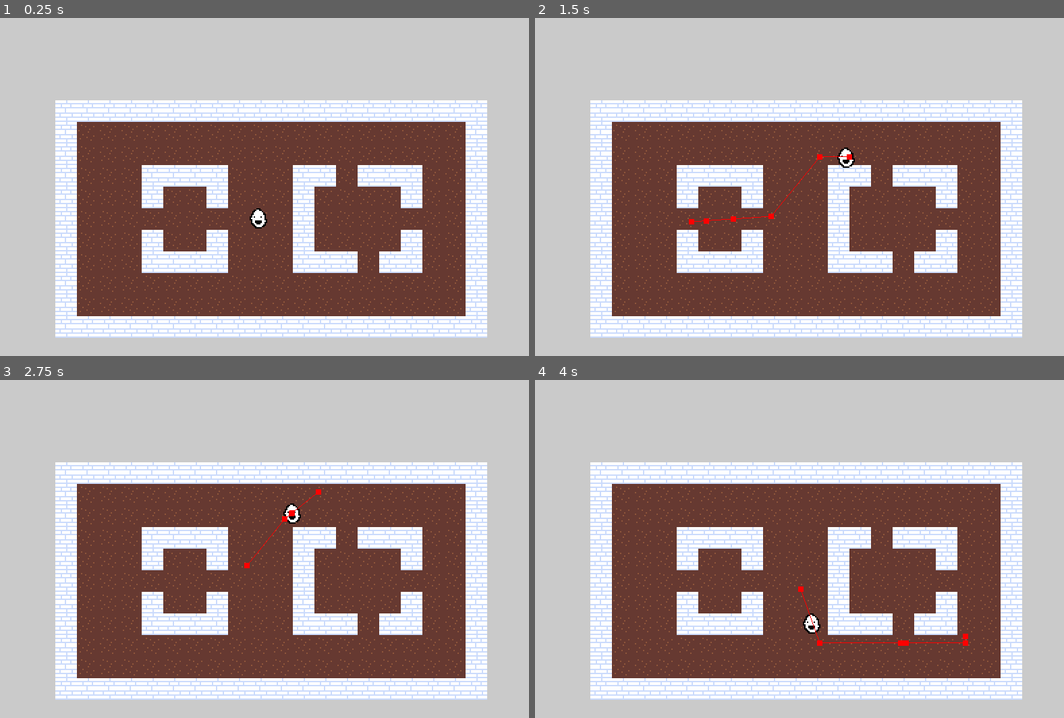
Above: before the commit, frames 1-4 (two rows, left to right).
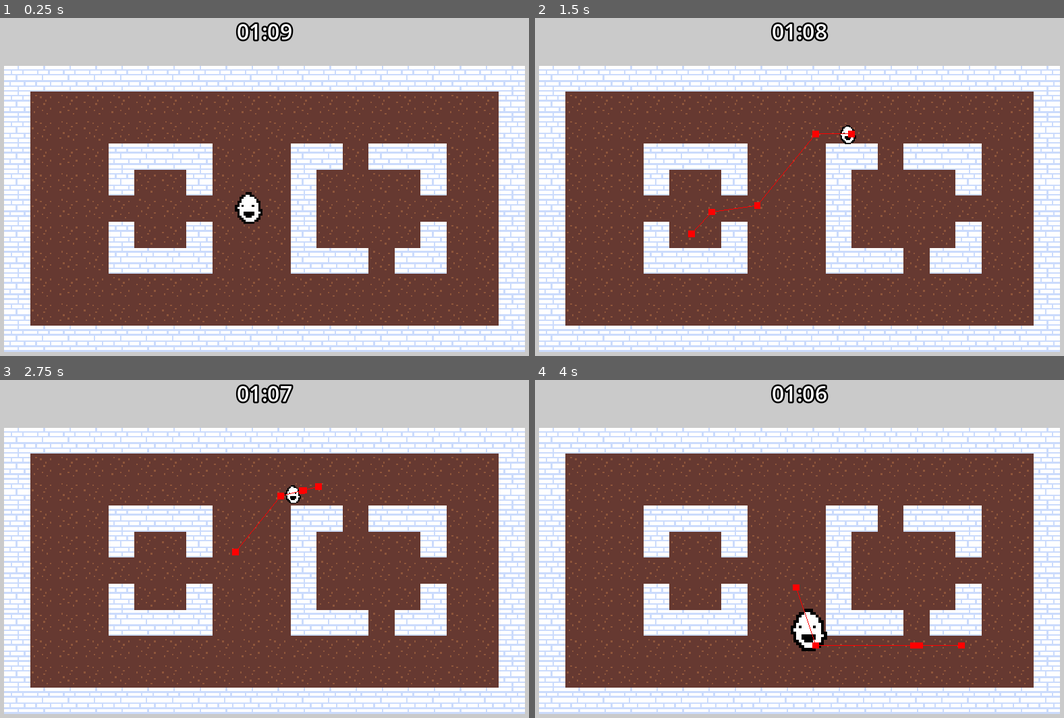
Above: after the commit, the same moments.

Repository: ratkingsminion/mmvr-godot-course
Game: Godot game, scene res://game.tscn
The game is run twice, just before and just after one commit, with the same random seed, the same clock (stepped at 60 frames per second) and the same inputs.
Inputs (mouse positions are in pixels of both pictures, inside the frame that each line leads up to):
- Up to frame 1 (0.25 s): no input
- Up to frame 2 (1.5 s): tap Enter at 0.5 s; move the mouse to (915, 193) at 0.52 s; click (915, 193) at 0.67 s; move the mouse to (693, 234) at 1.27 s; click (693, 234) at 1.42 s
- Up to frame 3 (2.75 s): move the mouse to (317, 488) at 2.02 s; click (317, 488) at 2.17 s
- Up to frame 4 (4 s): move the mouse to (773, 657) at 2.77 s; click (773, 657) at 2.92 s; move the mouse to (963, 636) at 3.52 s; click (963, 636) at 3.67 s

The runs differ from the first frame. In frame 1, 54% of the frame differs, in the area x 0-100%, y 1-99%; in frame 2, 54%; in frame 3, 54%; in frame 4, 54%.

Commit message:
add timer (and sprite scale)

Diff:
--- a/ss25-zombie-shooter/game.tscn
+++ b/ss25-zombie-shooter/game.tscn
@@ -1,8 +1,9 @@
-[gd_scene load_steps=5 format=4 uid="uid://drqeqqqsfufmd"]
+[gd_scene load_steps=9 format=4 uid="uid://drqeqqqsfufmd"]
 
 [ext_resource type="TileSet" uid="uid://c211j13hiwf8h" path="res://tiles.tres" id="1_80nbo"]
 [ext_resource type="Script" uid="uid://c4ofv6faxx545" path="res://scripts/game.gd" id="1_feb5d"]
 [ext_resource type="PackedScene" uid="uid://ct6niinrrlc1r" path="res://scenes/player.tscn" id="2_e2o6t"]
+[ext_resource type="Script" uid="uid://whkx1vmdih30" path="res://scripts/ui.gd" id="4_fc0e3"]
 
 [sub_resource type="NavigationPolygon" id="NavigationPolygon_e2o6t"]
 vertices = PackedVector2Array(330, 186, 54, 186, 166, 166, 202, 166, 90, 166, 310, 118, 310, 74, 330, 54, 166, 118, 166 …(296 unchanged characters)…
@@ -10,13 +11,29 @@
 outlines = Array[PackedVector2Array]([PackedVector2Array(31, 33, 354, 30, 354, 208, 30, 210)])
 agent_radius = 6.0
 
+[sub_resource type="Gradient" id="Gradient_feb5d"]
+
+[sub_resource type="GDScript" id="GDScript_fc0e3"]
+script/source = "extends Line2D
+
+func _process(delta: float) -> void:
+	var copy := points
+	copy.clear()
+	for i in 100:
+		copy.append(Vector2(i * 6, sin(i * 0.1 + Time.get_ticks_msec() * 0.001) * 100.0))
+	points = copy
+"
+
+[sub_resource type="StyleBoxEmpty" id="StyleBoxEmpty_feb5d"]
+
 [node name="Game" type="Node2D"]
 texture_filter = 1
 script = ExtResource("1_feb5d")
 
-[node name="Camera2D" type="Camera2D" parent="."]
-position = Vector2(187, 116)
-zoom = Vector2(2, 2)
+[node name="Timer" type="Timer" parent="."]
+wait_time = 70.0
+one_shot = true
+autostart = true
 
 [node name="NavigationRegion2D" type="NavigationRegion2D" parent="."]
 navigation_polygon = SubResource("NavigationPolygon_e2o6t")
@@ -27,3 +44,33 @@
 
 [node name="Player CharacterBody2D" parent="." instance=ExtResource("2_e2o6t")]
 position = Vector2(183, 119)
+
+[node name="Line2D" type="Line2D" parent="."]
+visible = false
+position = Vector2(0, 232)
+points = PackedVector2Array(12, 14, 58, -10, 96, 12, 144, 47, 194, 73, 251, 48, 288, -6, 377, -5, 421, 35, 463, 19, 488, -16, 495, 157, -1, 157, 1, 28, 17, 13)
+gradient = SubResource("Gradient_feb5d")
+script = SubResource("GDScript_fc0e3")
+
+[node name="Camera2D" type="Camera2D" parent="."]
+position = Vector2(192, 123)
+zoom = Vector2(2.41, 2.41)
+
+[node name="UI" type="CanvasLayer" parent="."]
+script = ExtResource("4_fc0e3")
+
+[node name="PanelContainer" type="PanelContainer" parent="UI"]
+anchors_preset = 10
+anchor_right = 1.0
+offset_bottom = 60.0
+grow_horizontal = 2
+theme_override_styles/panel = SubResource("StyleBoxEmpty_feb5d")
+
+[node name="CenterContainer" type="CenterContainer" parent="UI/PanelContainer"]
+layout_mode = 2
+
+[node name="Timer Label" type="Label" parent="UI/PanelContainer/CenterContainer"]
+layout_mode = 2
+theme_override_constants/outline_size = 10
+theme_override_font_sizes/font_size = 32
+text = "00:00:00"
--- a/ss25-zombie-shooter/project.godot
+++ b/ss25-zombie-shooter/project.godot
@@ -19,6 +19,7 @@
 
 window/size/viewport_width=800
 window/size/viewport_height=600
+window/stretch/mode="viewport"
 
 [rendering]
 
--- a/ss25-zombie-shooter/scenes/player.tscn
+++ b/ss25-zombie-shooter/scenes/player.tscn
@@ -1,7 +1,8 @@
-[gd_scene load_steps=4 format=3 uid="uid://ct6niinrrlc1r"]
+[gd_scene load_steps=5 format=3 uid="uid://ct6niinrrlc1r"]
 
 [ext_resource type="Texture2D" uid="uid://k7munw0bnxgb" path="res://gfx/player.png" id="1_3vyb7"]
 [ext_resource type="Script" uid="uid://dwbipppscrmk8" path="res://scripts/player.gd" id="1_g2els"]
+[ext_resource type="Script" uid="uid://d1sdfacv4qulf" path="res://scripts/sprite_scaler.gd" id="3_qhqgy"]
 
 [sub_resource type="CircleShape2D" id="CircleShape2D_80nbo"]
 radius = 6.0
@@ -17,6 +18,7 @@
 
 [node name="Sprite2D" type="Sprite2D" parent="."]
 texture = ExtResource("1_3vyb7")
+script = ExtResource("3_qhqgy")
 
 [node name="CollisionShape2D" type="CollisionShape2D" parent="."]
 shape = SubResource("CircleShape2D_80nbo")
--- a/ss25-zombie-shooter/scripts/game.gd
+++ b/ss25-zombie-shooter/scripts/game.gd
@@ -4,9 +4,22 @@
 static var instance: Game
 
 @onready var cam: Camera2D = $Camera2D
+@onready var timer: Timer = $Timer
 
 func _enter_tree() -> void:
 	instance = self
+
+func _ready() -> void:
+	timer.timeout.connect(_on_time_out)
+
+func _process(delta: float) -> void:
+	if Input.is_key_pressed(KEY_ESCAPE):
+		get_tree().quit()
+
+### signals
+
+func _on_time_out() -> void:
+	get_tree().quit()
 
 ### helpers
 
--- /dev/null
+++ b/ss25-zombie-shooter/scripts/sprite_scaler.gd
@@ -0,0 +1,6 @@
+extends Sprite2D
+
+func _process(delta: float) -> void:
+	var pos := global_position.y
+	var target_scale := remap(pos, 50.0, 180.0, 0.5, 2.0)
+	scale = Vector2.ONE * target_scale
--- /dev/null
+++ b/ss25-zombie-shooter/scripts/ui.gd
@@ -0,0 +1,13 @@
+class_name UI
+extends Node
+
+@onready var timer: Timer = $"../Timer"
+@onready var timer_label: Label = $"PanelContainer/CenterContainer/Timer Label"
+
+func _process(delta: float) -> void:
+	var time_left := timer.time_left
+	var minutes := int(time_left / 60.0)
+	var seconds := int(fposmod(time_left, 60.0))
+	#var ms := int(fposmod(time_left, 1.0) * 1000.0)
+	#timer_label.text = "%02d:%02d:%03d" % [ minutes, seconds, ms ]
+	timer_label.text = "%02d:%02d" % [ minutes, seconds ]
Not shown, added: ss25-zombie-shooter/scripts/sprite_scaler.gd.uid
Not shown, added: ss25-zombie-shooter/scripts/ui.gd.uid
